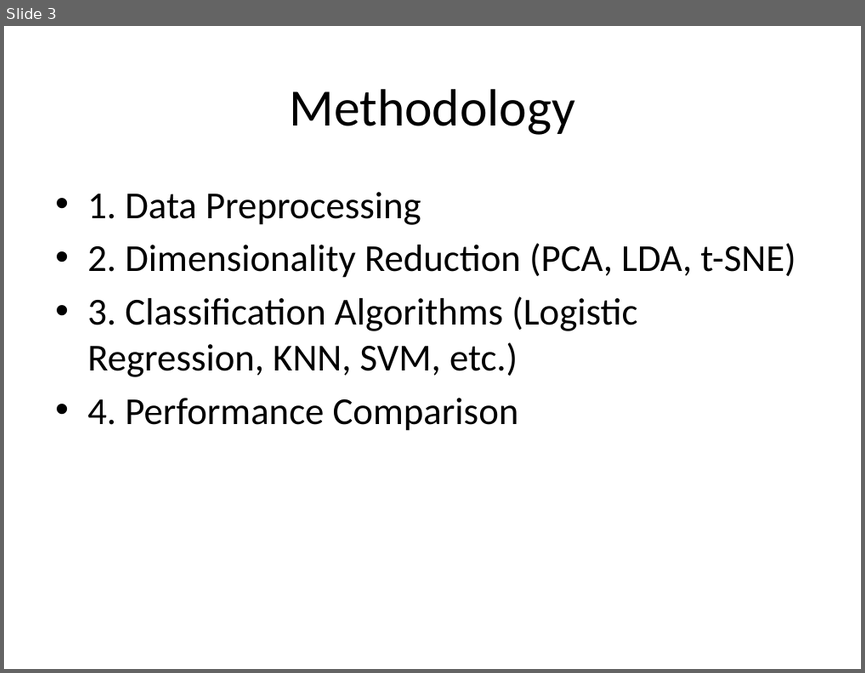
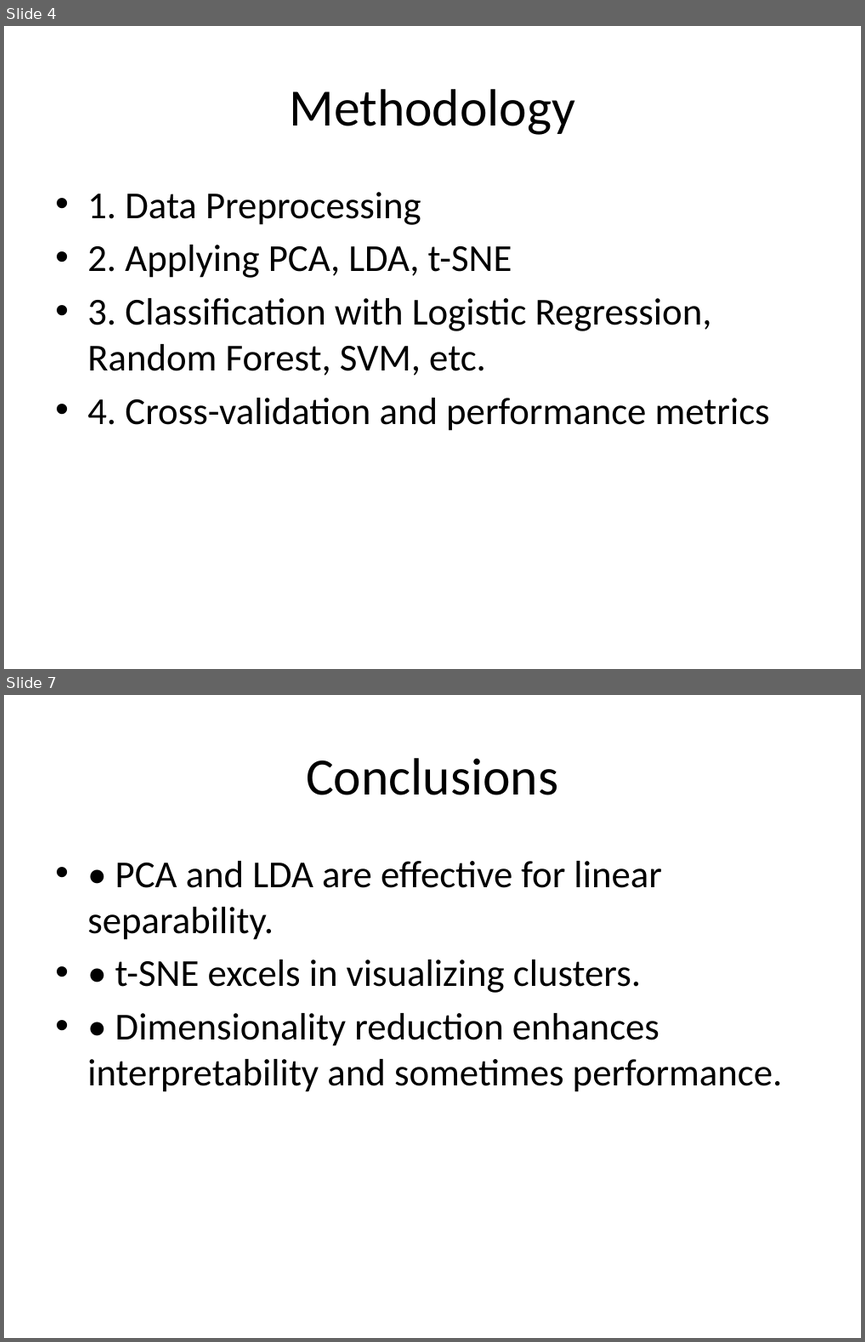
Before and after one commit to firatkaanbitmez/pattern-recognition, a slide deck: breast-cancer-analysis/Documents/breast_cancer.pptx. Shown one above the other, each under a label of ours: slide 3 before the commit, slides 4 and 7 after it; the slides between them are not shown. The pictures are 865x673 and 865x1342 pixels, drawn with LibreOffice and Linux fonts; fonts in the diff are those of the drawing. Boxes give left, top, right and bottom in pixels: in the first picture for what was removed or moved away, otherwise in the second. Text is boxed around its words. In the diff, an @@ line names an element or a change of style, - is before the commit and + after.

```diff
--- a/breast-cancer-analysis/Documents/breast_cancer.pptx
+++ b/breast-cancer-analysis/Documents/breast_cancer.pptx
@@ slide 7 added at bbox=[4, 695, 861, 1338], background #FFFFFF @@
@@ title added at bbox=[306, 758, 558, 795], 44 pt, text #000000 @@
+Conclusions
@@ text added at bbox=[87, 861, 783, 1092], 32 pt, text #000000 @@
+• • PCA and LDA are effective for linear separability.
+• • t-SNE excels in visualizing clusters.
+• • Dimensionality reduction enhances interpretability and sometimes performance.
@@ what was slide 3 is now slide 4 @@
@@ slide 4 changed as well @@
@@ text at bbox=[87, 244, 770, 431]: text changed @@
-• 2. Dimensionality Reduction (PCA, LDA, t-SNE)
-• 3. Classification Algorithms (Logistic Regression, KNN, SVM, etc.)
-• 4. Performance Comparison
+• 2. Applying PCA, LDA, t-SNE
+• 3. Classification with Logistic Regression, Random Forest, SVM, etc.
+• 4. Cross-validation and performance metrics
```
Also in this commit, not shown: 3 other slides changed, 2 other slides added, 5 other files.
